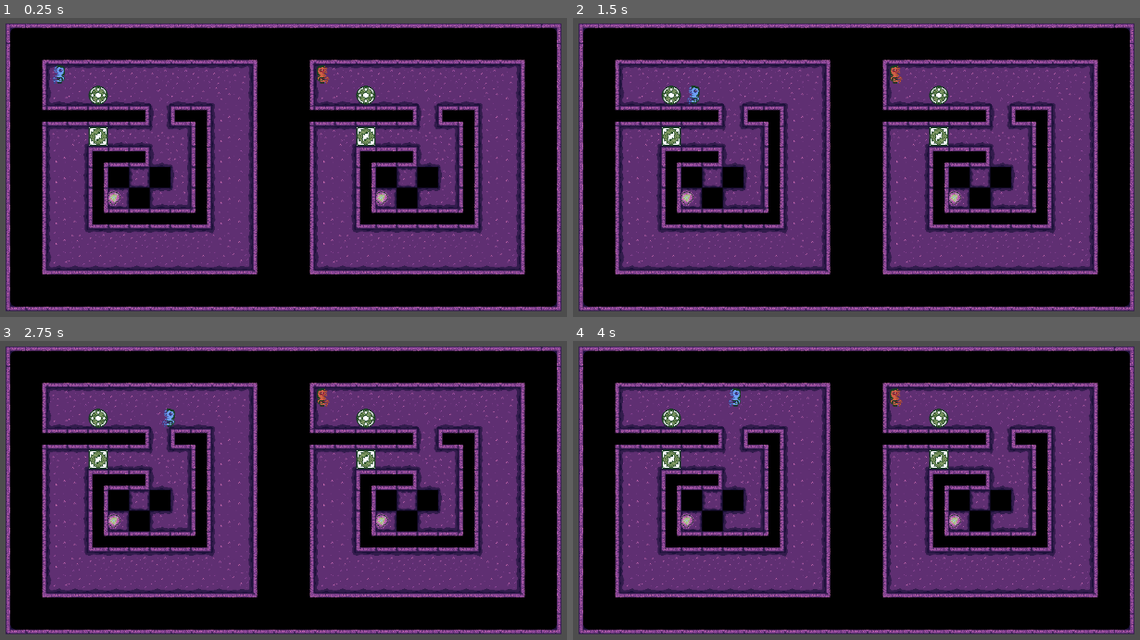
Above: before the commit, frames 1-4 (two rows, left to right).
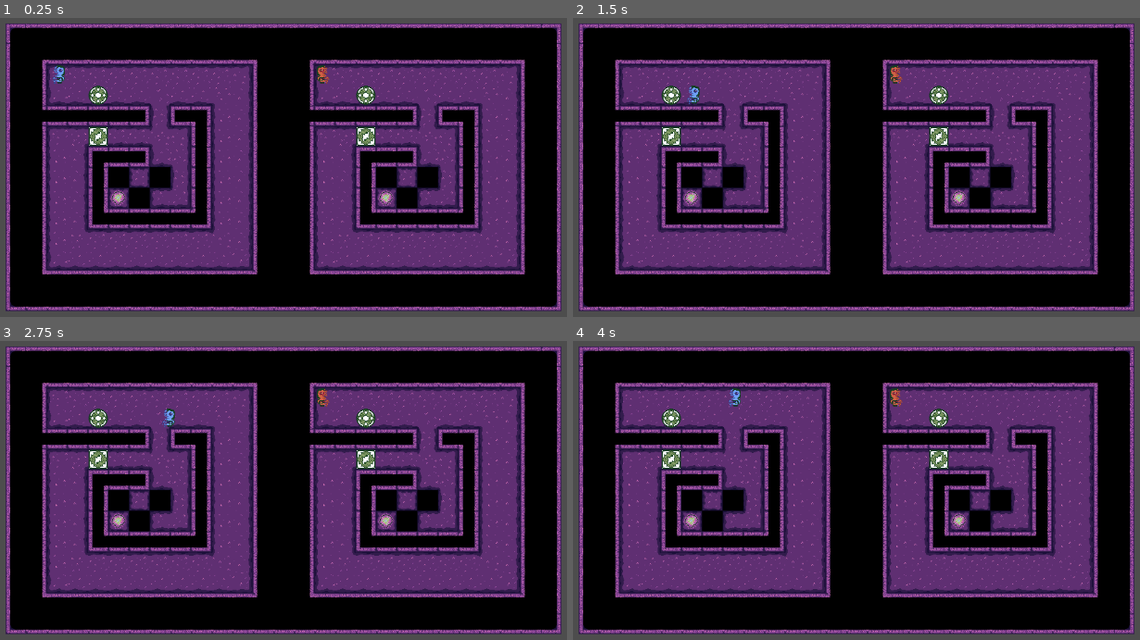
Above: after the commit, the same moments.

Repository: whitsettbe/kcol-f26-gamedevproj-cb
Game: Godot game, scene res://levels/Bog/22 - Ooze Maker.tscn
The game is run twice, just before and just after one commit, with the same random seed, the same clock (stepped at 60 frames per second) and the same inputs. This scene is started directly instead of the project's main scene.
Inputs:
- Up to frame 1 (0.25 s): no input
- Up to frame 2 (1.5 s): tap Enter at 0.5 s; hold D (L_right) 0.53-1.28 s; tap Shift (undo) at 0.6, 1.35 s; hold S (L_down) from 1.28 s (still down)
- Up to frame 3 (2.75 s): release S (L_down) at 2.03 s; hold D (L_right) from 2.03 s (still down); tap Shift (undo) at 2.1 s
- Up to frame 4 (4 s): release D (L_right) at 2.78 s; hold W (L_up) 2.78-3.53 s; tap Shift (undo) at 2.85, 3.6 s; tap Space (restart) at 3.5 s; hold A (L_left) from 3.53 s (still down)

The runs differ from the first frame. In frame 1, 0.2% of the frame differs, in the area x 19-70%, y 57-63%; in frame 2, 0.2%; in frame 3, 0.2%; in frame 4, 0.2%.

Commit message:
Align exits.

Diff:
--- a/TornAsunder/levels/Bog/22 - Ooze Maker.tscn
+++ b/TornAsunder/levels/Bog/22 - Ooze Maker.tscn
@@ -17,11 +17,11 @@
 tile_set = ExtResource("2_8h6tc")
 
 [node name="EXIT_L" parent="." unique_id=756625967 instance=ExtResource("3_o7igf")]
-position = Vector2(360, 400)
+position = Vector2(367, 400)
 is_exit = true
 
 [node name="EXIT_R" parent="." unique_id=1762104493 instance=ExtResource("3_o7igf")]
-position = Vector2(776, 400)
+position = Vector2(783, 400)
 is_exit = true
 
 [node name="FloorOverlays" type="TileMapLayer" parent="." unique_id=1084747402]
